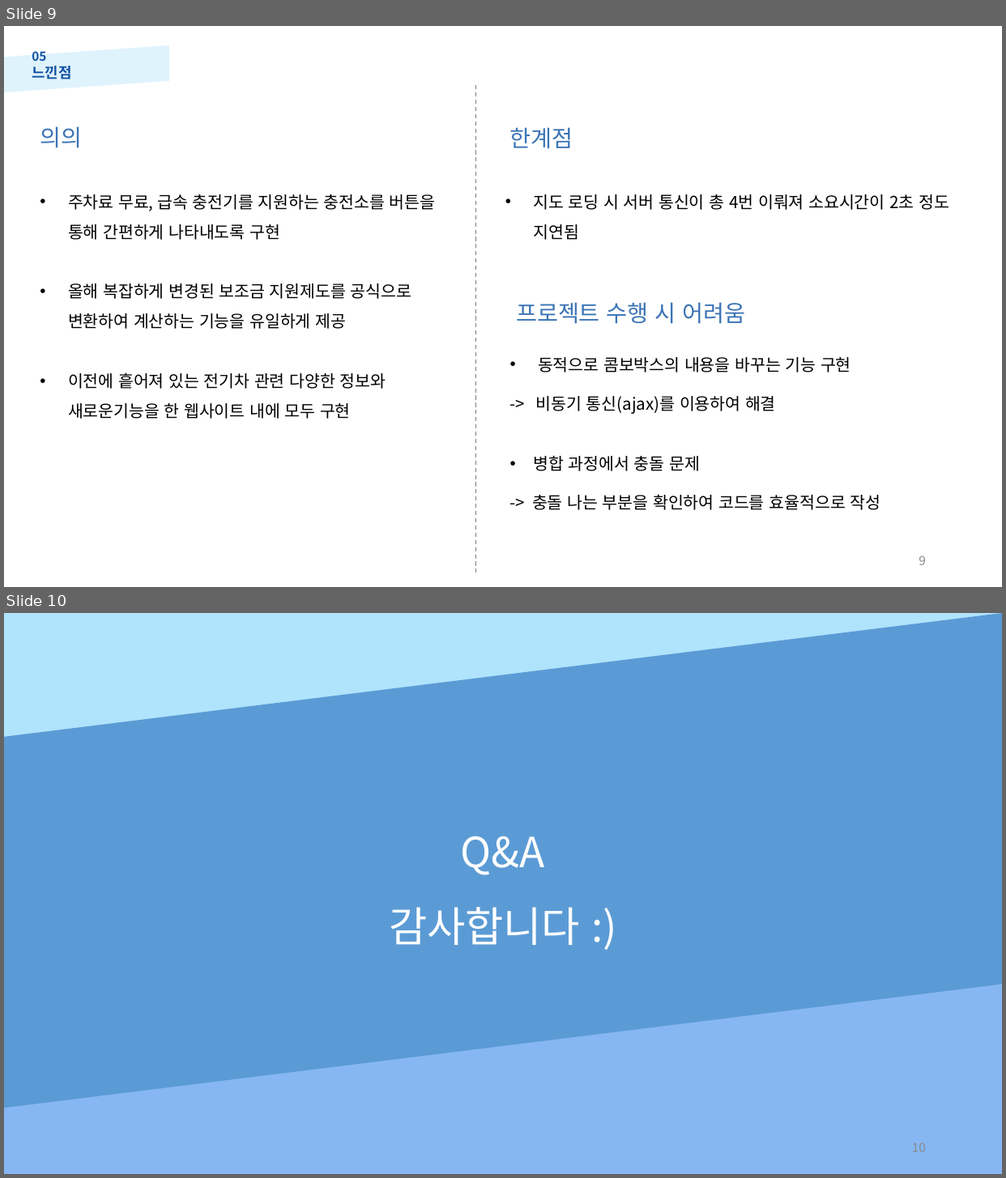
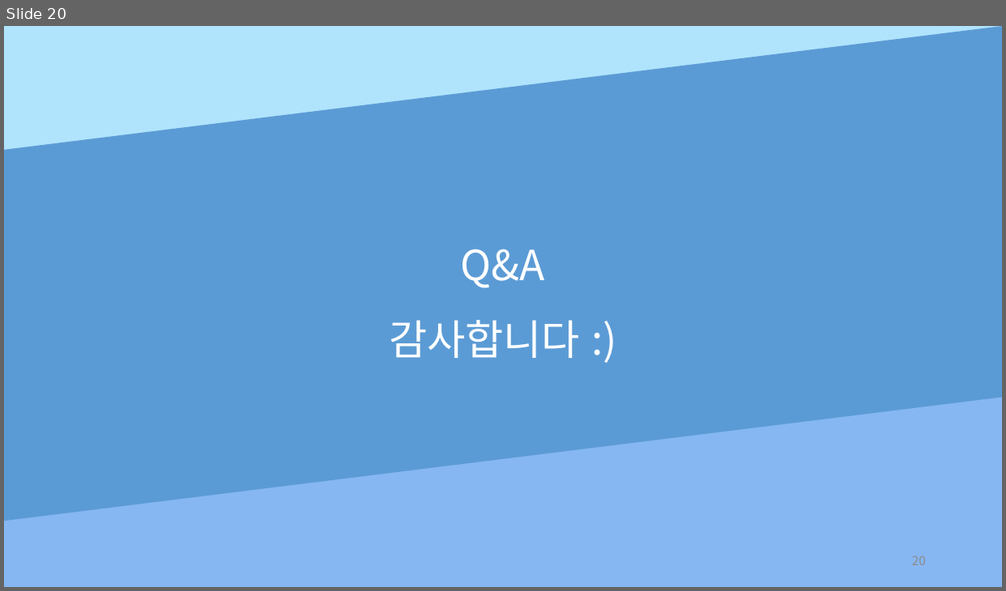
Before and after one commit to Hyun-JaeUng/wordchain, a slide deck: 포르폴리오_데이터영재.pptx. Shown one above the other, each under a label of ours: slides 9 and 10 before the commit, slide 20 after it. The pictures are 1006x1178 and 1006x591 pixels, drawn with LibreOffice and Linux fonts; fonts in the diff are those of the drawing. Boxes give left, top, right and bottom in pixels: in the first picture for what was removed or moved away, otherwise in the second. Text is boxed around its words. In the diff, an @@ line names an element or a change of style, - is before the commit and + after.

```diff
--- a/포르폴리오_데이터영재.pptx
+++ b/포르폴리오_데이터영재.pptx
@@ slide 9 removed at (x1=4, y1=26, x2=1002, y2=587), background #FFFFFF @@
@@ parallelogram removed at (x1=4, y1=45, x2=169, y2=93) @@
@@ text removed at (x1=32, y1=51, x2=72, y2=79) @@
-05
-느낀점
@@ line removed from (476, 85) to (476, 576) @@
@@ text removed at (x1=40, y1=126, x2=82, y2=148) @@
-의의
@@ text removed at (x1=509, y1=127, x2=573, y2=148) @@
-한계점
@@ text removed at (x1=68, y1=194, x2=436, y2=419) @@
-• 주차료 무료, 급속 충전기를 지원하는 충전소를 버튼을 통해 간편하게 나타내도록 구현
-• 올해 복잡하게 변경된 보조금 지원제도를 공식으로 변환하여 계산하는 기능을 유일하게 제공
-• 이전에 흩어져 있는 전기차 관련 다양한 정보와 새로운기능을 한 웹사이트 내에 모두 구현
@@ text removed at (x1=534, y1=194, x2=949, y2=210) @@
-• 지도 로딩 시 서버 통신이 총 4번 이뤄져 소요시간이 2초 정도 지연됨
@@ text removed at (x1=516, y1=302, x2=745, y2=324) @@
-프로젝트 수행 시 어려움
@@ text removed at (x1=532, y1=357, x2=881, y2=510) @@
-• 동적으로 콤보박스의 내용을 바꾸는 기능 구현
--> 비동기 통신(ajax)를 이용하여 해결
-• 병합 과정에서 충돌 문제
--> 충돌 나는 부분을 확인하여 코드를 효율적으로 작성
@@ page number removed at (x1=918, y1=556, x2=926, y2=565) @@
-9
@@ what was slide 10 is now slide 20 @@
@@ page number at (x1=912, y1=556, x2=926, y2=565): text changed @@
-10
+20
```
Also in this commit, not shown: 3 slides changed, 16 slides added, 5 other slides removed, 7 other files.
